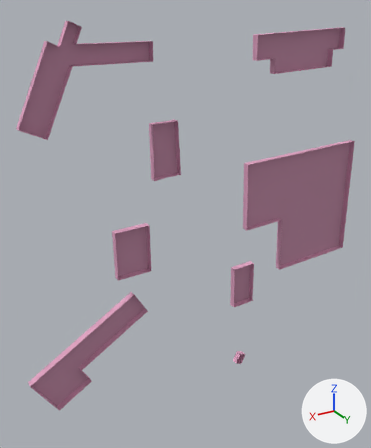
Two versions of the OBJ model src/kickboard_sim/models/knu_campus/meshes/buildings_k12.obj, one commit apart.
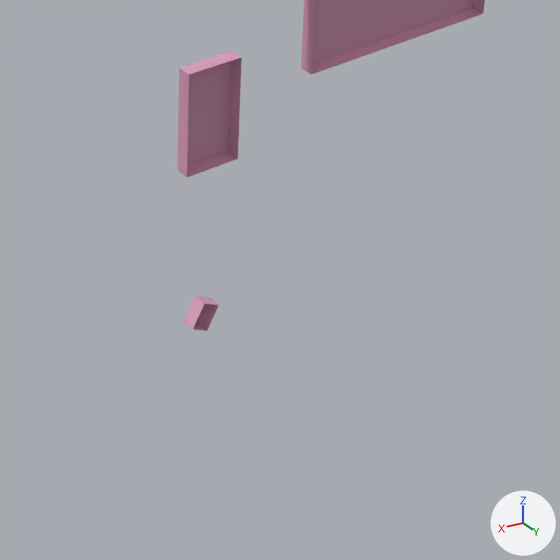
There are two pictures of each version: one whole from a camera (50 mm lens) standing at (381.0, 204.0, 270.0) and looking at (244.0, -24.0, 156.0), one close up on the part from 45% to 100% of the width and 54% to 100% of the height. Arrows for +X, +Y and +Z are at lower right; the lights stay in place. The older version's two pictures come first. Where no turn or scale is listed for an object, it has been applied to the vertices.

Before the edit, the objects in view are built like this:
```python
me_buildings_k12 = bpy.data.meshes.new('buildings_k12')
me_buildings_k12.from_pydata(...)  # 98 vertices, 131 faces; spans x 141.0..344.0, y -3.0..1.0, z 66.0..264.0
# faces by material slot: [98, 33]
me_buildings_k12.materials.append(mat_zone1)  # pink #dda0bf
me_buildings_k12.materials.append(mat_roof1)  # pink #c28da8
ob_buildings_k12 = bpy.data.objects.new('buildings_k12', me_buildings_k12)
ob_buildings_k12.location = (0.0, 0.0, 0.0)
```
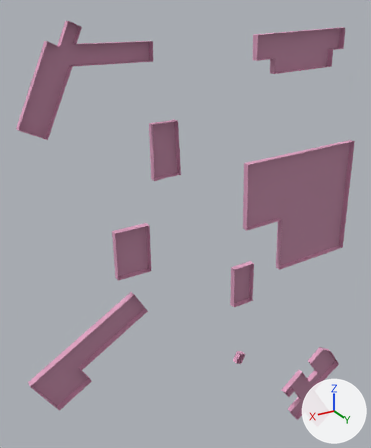
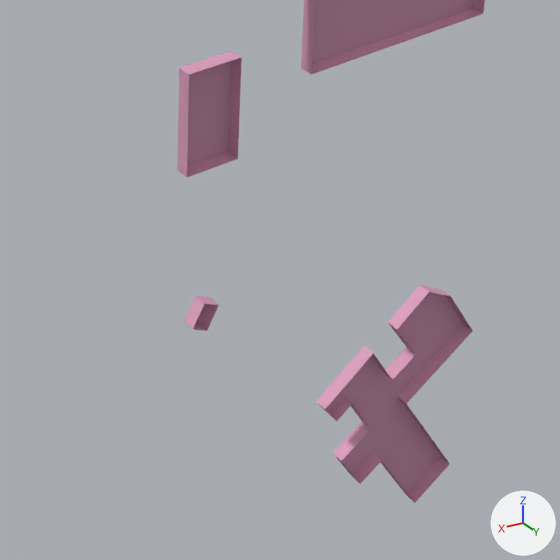
Pixel boxes [x1, y1, x2, y2] of what changed, in the close-ups (560 x 560 px):
```json
{"object": "buildings_k12", "change": "reshaped", "before": [177, 0, 485, 331], "after": [177, 0, 485, 503]}
{"part": 1, "of": "me_buildings_k12", "change": "added", "after": [316, 285, 473, 503]}
```

Scene script edits in JSON lines:
```json
{"block": "me_buildings_k12", "where": "# used by ob_buildings_k12; location = (0.0, 0.0, 0.0)"}
{"op": "remove", "block": "me_buildings_k12", "code": "me_buildings_k12.from_pydata(...)  # 98 vertices, 131 faces; spans x 141.0..344.0, y -3.0..1.0, z 66.0..264.0"}
{"op": "add", "block": "me_buildings_k12", "code": "me_buildings_k12.from_pydata(...)  # 132 vertices, 180 faces; spans x 128.0..344.0, y -3.0..1.0, z -24.0..264.0"}
{"block": "me_buildings_k12", "change": "me_buildings_k12 part 1: a new loose piece of 34 vertices spanning x 128.0..180.0, y -3.0..1.0, z -24.0..49.0"}
```
